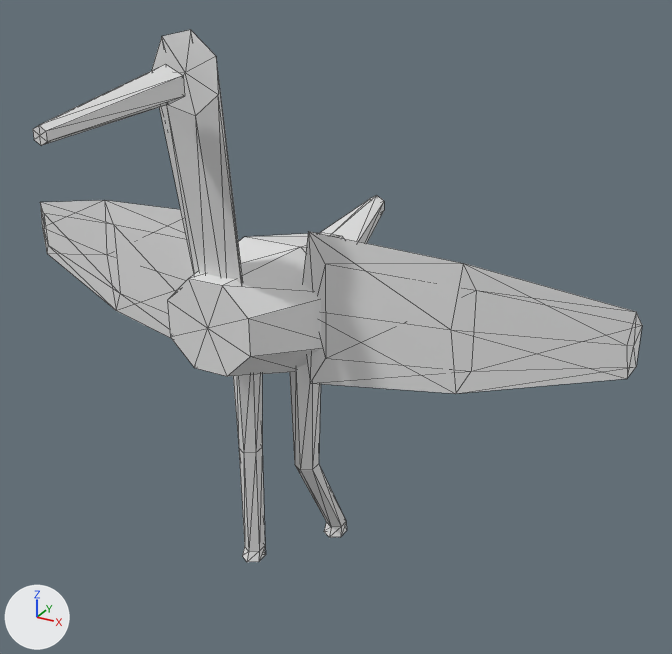
A saved change to the OBJ model data/animals/colhereiro/walk/4.obj.
Both versions are drawn from a 50 mm camera at (0.828, -1.279, 1.181) aimed at (0.112, 0.022, 0.531). The lights are fixed; the arrows at lower left show +X, +Y and +Z. The older version comes first. Mesh edges are drawn as thin lines. Where no turn or scale is listed for an object, it has been applied to the vertices.

Script lines for the objects in view, before the commit:
```python
me_colhereiro_walk_4 = bpy.data.meshes.new('colhereiro_walk_4')
me_colhereiro_walk_4.from_pydata(...)  # 156 vertices, 280 faces; spans x -0.614..0.612, y -0.492..0.402, z 0.0..1.042
ob_colhereiro_walk_4 = bpy.data.objects.new('colhereiro_walk_4', me_colhereiro_walk_4)
ob_colhereiro_walk_4.location = (0.0, 0.0, 0.0)
```
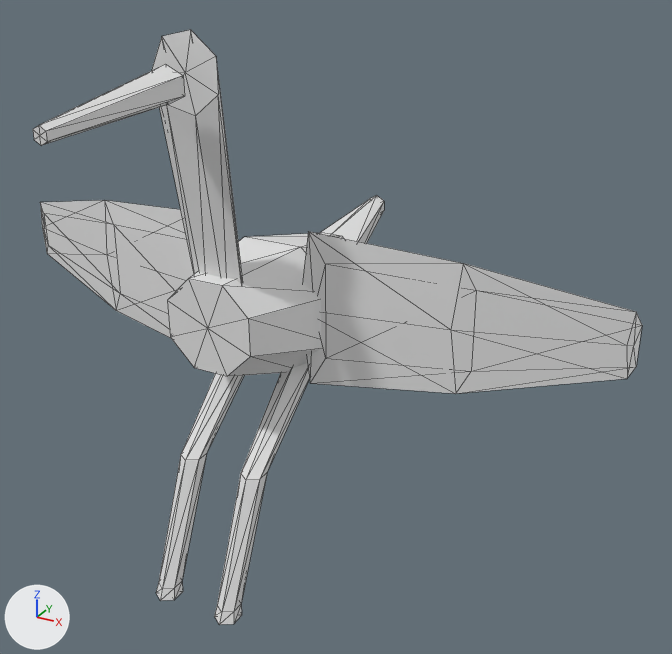
The newer file is also turned or shifted as a whole; pictures and numbers use the older file's frame.

Where the change shows, as pixel boxes (x1, y1, x2, y2) in the pictures (672 x 654 px; the box of a moved part takes in the faces that stretch with it):
'colhereiro_walk_4', reshaped (12% taller)
    before: (33, 30, 642, 562)
    after: (33, 30, 642, 625)
part 1 of me_colhereiro_walk_4, moved or reshaped
    before: (324, 522, 347, 537)
    after: (214, 605, 242, 625)
part 2 of me_colhereiro_walk_4, moved or reshaped
    before: (242, 546, 266, 562)
    after: (156, 582, 183, 601)
part 3 of me_colhereiro_walk_4, moved or reshaped
    before: (233, 364, 346, 552)
    after: (159, 363, 310, 612)

Patch to the scene script:
```diff
--- a/data/animals/colhereiro/walk/4.obj.py
+++ b/data/animals/colhereiro/walk/4.obj.py
@@ me_colhereiro_walk_4 @@
 # used by ob_colhereiro_walk_4; location = (0.0, 0.0, 0.0)
-me_colhereiro_walk_4.from_pydata(...)  # 156 vertices, 280 faces; spans x -0.614..0.612, y -0.492..0.402, z 0.0..1.042
+me_colhereiro_walk_4.from_pydata(...)  # 156 vertices, 280 faces; spans x -0.614..0.612, y -0.492..0.402, z 0.096..1.042
+# me_colhereiro_walk_4 part 1: all 13 vertices in x 0.042..0.082, y 0.084..0.136, z 0.03..0.05 are moved by (0.0, -0.377, 0.066)
+# me_colhereiro_walk_4 part 2: all 13 vertices in x -0.082..-0.042, y -0.03..0.022, z 0.0..0.02 are moved by (0.0, -0.262, 0.096)
+# me_colhereiro_walk_4 part 3: all 12 vertices in x -0.081..0.081, y -0.024..0.024, z 0.25 are moved by (0.0, -0.173, 0.078)
```
